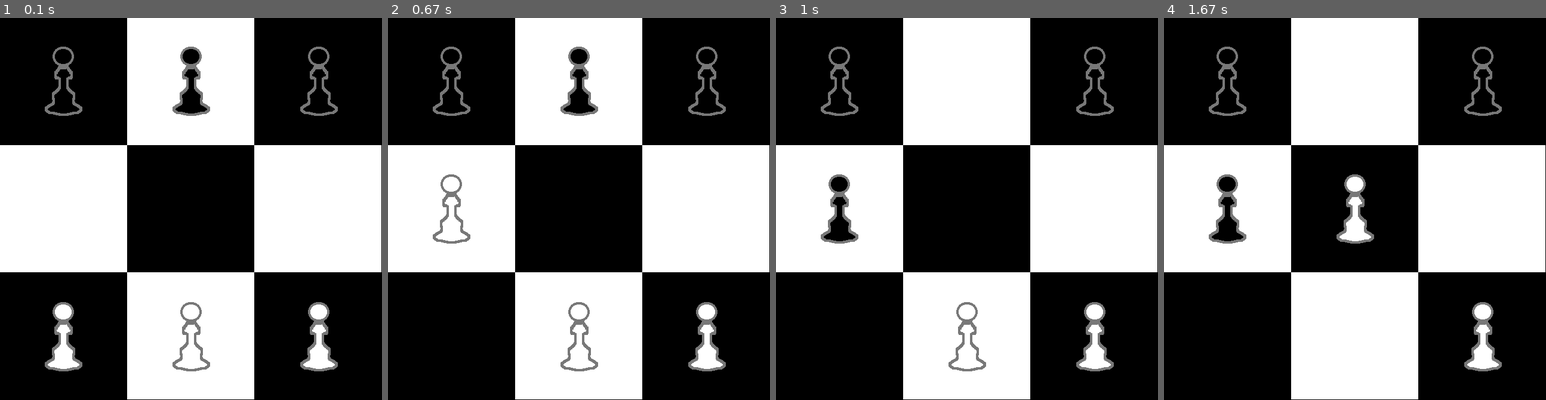
Above: before the commit, frames 1-4 (left to right).
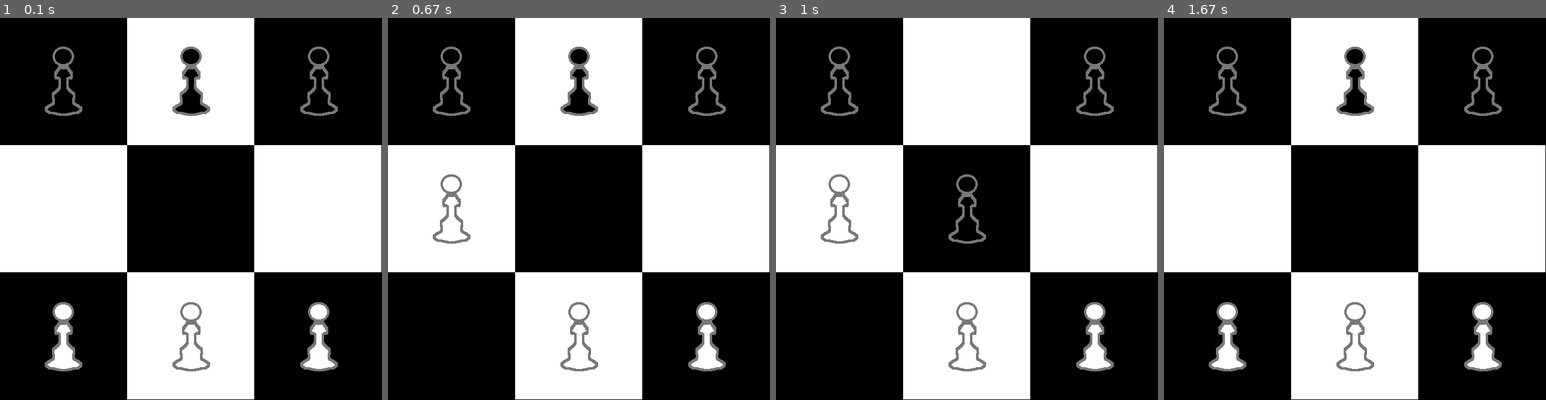
Above: after the commit, the same moments.

Repository: bryan-souza/HexaPawn
Game: pygame game, started from main.py
The game is run twice, just before and just after one commit, with the same random seed, the same clock (stepped at 60 frames per second) and the same inputs.
Inputs:
- Up to frame 1 (0.1 s): no input
- Up to frame 2 (0.67 s): tap Space at 0.33 s
- Up to frame 3 (1 s): tap Space at 0.73 s
- Up to frame 4 (1.67 s): tap Space at 1.03 s

Frames 1-2 are identical in both runs. In frame 3, 0.9% of the frame differs, in the area x 12-55%, y 40-60%; in frame 4, 4.2%, in the area x 11-55%, y 7-93%.

Commit message:
Added Ai.py

Diff:
--- /dev/null
+++ b/ai.py
@@ -0,0 +1,86 @@
+import validators
+from validators import Validator
+from objects import Pawn
+
+class Node():
+    # Constructor
+    def __init__(self, node_id, children):
+        self.node_id = node_id  # Movecode for that node
+        self.children = children  # Nodes generated by this node
+        self.weight = 0  # Choosing criteria for this node, more is better
+
+class Ai():
+    # Constructor
+    def __init__(self):
+        self.pawns = [
+            Pawn("black", "a3", silent=True),
+            Pawn("black", "b3", silent=True),
+            Pawn("black", "c3", silent=True),
+            Pawn("white", "a1", silent=True),
+            Pawn("white", "b1", silent=True),
+            Pawn("white", "c1", silent=True)
+        ]
+        self.judge = Validator(self.pawns)
+        self.nodes = []
+
+        entry_moves = ['a2', 'b2', 'c2']
+        # Test all entry moves and create all possible nodes
+        for move in entry_moves:
+            self.nodes.append( self.__make_nodes([move]) )
+
+    # Generates nodes based on the current board state
+    def __make_nodes(self, movecode):
+        # Reset the judge, so it can make
+        # all moves from the beginning
+        self.judge.reset(True)
+
+        # Execute the moves
+        for code in movecode:
+            self.judge.check(code, silent=True)
+
+        # Results for this state
+        children = []
+
+        # Check if the moves resulted in victory
+        self.judge.victory_validator(True)
+        if (self.judge.white_wins == 1):
+            self.judge.white_wins = 0
+            return Node(movecode[::-1][0], children=[])
+        elif (self.judge.black_wins == 1):
+            self.judge.black_wins = 0
+            return Node(movecode[::-1][0], children=[])
+
+        # Column capture resolver
+        col_dict = {
+            "a": ["b"],
+            "b": ["a", "c"],
+            "c": ["b"]
+        }
+
+        # Sort pawns by color
+        blacks = []
+        whites = []
+        for pawn in self.judge.group:
+            if (pawn.color == 'black'):
+                blacks.append(pawn)
+            else:
+                whites.append(pawn)
+
+        # Check for all possible movements
+        for pawn in ( whites if (len(movecode) % 2 == 0) else blacks ):
+            # Check for movements
+            if ( self.judge.move_check(pawn.id)[0] == True):
+                children.append(f'{pawn.id[0]}{int(pawn.id[1]) + (-1 if (pawn.color == "black") else 1)}')
+
+            # Check for captures
+            for col in col_dict[ pawn.id[0] ]:
+                if ( self.judge.capture_check(pawn.id, f'{col}{int(pawn.id[1]) + (-1 if (pawn.color == "black") else 1)}')[0] == True):
+                    children.append(f'{pawn.id[0]}x{col}{int(pawn.id[1]) + (-1 if (pawn.color == "black") else 1)}')
+
+        for node in children:
+            idx = children.index(node)
+            test = movecode.copy()
+            test.append(node)
+            children[idx] = self.__make_nodes(test)
+
+        return Node(movecode[::-1][0], children)
--- a/main.py
+++ b/main.py
@@ -1,5 +1,5 @@
 from objects import Pawn
-from validators import Validator
+import validators
 import pygame
 import os
 
@@ -26,29 +26,17 @@
     # Load the board image
     board = pygame.image.load( os.path.join("sprites", "HexBoard.png") )
 
-    # Create a group to store all pawns in the game
-    pawns = []
-
-    # Please optimize this cringy pawn generator
-    pawns.append( Pawn("black", "a3"))
-    pawns.append( Pawn("black", "b3"))
-    pawns.append( Pawn("black", "c3"))
-    pawns.append( Pawn("white", "a1"))
-    pawns.append( Pawn("white", "b1"))
-    pawns.append( Pawn("white", "c1"))
-
-    # Instantiate a validator object
-    judge = Validator(pawns)
+    # Initialize resources
+    validators.init()
 
     # DEBUG SESSION
-
     move_cntr = 0
 
     # List of movements to test the validator
     # Whites Move, Blacks Move
     session = [
-        'a2', 'bxa2',
-        'b2', 'a1',
+        'a2', 'b2',
+        'c2'
     ]
 
     # END DEBUG SESSION
@@ -66,7 +54,7 @@
 
             if ( (event.type == pygame.KEYDOWN) and (event.key == pygame.K_SPACE) ):
                 if (move_cntr < len(session)):
-                    judge.check(session[move_cntr])
+                    validators.judge.check(session[move_cntr])
                     move_cntr += 1
 
         # Show the board on screen
@@ -74,13 +62,13 @@
 
         # Blit all pawns to the screen
         # Python generators are faster than for loops :D
-        [ screen.blit(pawn.image, ( pawn.x, pawn.y )) for pawn in judge.group ]
+        [ screen.blit(pawn.image, ( pawn.x, pawn.y )) for pawn in validators.judge.group ]
 
         # Update the game display
         pygame.display.flip()
 
         # Check if anyone won
-        judge.victory_validator()
+        validators.judge.victory_validator()
 
 if __name__ == "__main__":
     main()
--- a/objects.py
+++ b/objects.py
@@ -5,10 +5,13 @@
     Put some decent documentation on me you punk
     Note: all the move validators will be stored at the ai module
     """
-    def __init__(self, color, start_pos):
+    def __init__(self, color, start_pos, silent=False):
         pygame.sprite.Sprite.__init__(self)
         self.color = color
-        self.image = pygame.image.load( os.path.join("sprites", color + "Pawn.png") ).convert_alpha()
+
+        if (silent == False):
+            self.image = pygame.image.load( os.path.join("sprites", color + "Pawn.png") ).convert_alpha()
+
         self.move_table = {
             "a1": [0, 428],
             "b1": [214, 428],
--- a/validators.py
+++ b/validators.py
@@ -1,5 +1,23 @@
 import pygame
 from objects import Pawn
+
+def init():
+    """
+    Initialize globals
+    """
+    # Create a group to store all pawns in the game
+    global pawns
+    global judge
+
+    pawns = [
+        Pawn("black", "a3"),
+        Pawn("black", "b3"),
+        Pawn("black", "c3"),
+        Pawn("white", "a1"),
+        Pawn("white", "b1"),
+        Pawn("white", "c1")
+    ]
+    judge = Validator(pawns)
 
 class Validator:
     """
@@ -16,7 +34,7 @@
 
         # Create a dictionary containing all pawn ids
         # and its respective position in the group
-        for pawn in group:
+        for pawn in self.group:
             self.ids.update({pawn.id: pawn})
 
     # Pawn id updater
@@ -28,6 +46,7 @@
         for pawn in self.group:
             self.ids.update({pawn.id: pawn})
 
+    # Move tester
     def __move(self, pawn_id):
         # Try to fetch the pawn object
         try:
@@ -35,10 +54,9 @@
             pawn = self.ids[pawn_id]
 
             # Get the destination square by doing some maths :D
-            destination = f'{pawn_id[0]}{ str( int(pawn_id[1]) + (1 if (pawn.color == "white") else -1) ) }'
+            destination = f'{pawn_id[0]}{int(pawn_id[1]) + (1 if (pawn.color == "white") else -1)}'
         except KeyError:
-            print("[ERROR] Pawn not found")
-            return None
+            return [None, "[ERROR] Pawn not found"]
 
         # Tests if there's any pawn in the destination square
         test_list = [ True if (test.id == destination) else False for test in self.group ]
@@ -46,13 +64,13 @@
         if ( test_list.count(True) > 0 ):
             # Yep, there's a pawn ahead, so don't move
             # raise a debug message
-            print("[ERROR] Can't move this pawn, there's another pawn at the destination")
+            return [False, "[ERROR] Can't move this pawn, there's another pawn at the destination"]
 
         else:
             # There's no pawn ahead, so it can move
-            pawn.update_id(destination)
-            print(f"[MOVE] {destination}")
-
+            return [True, f"[MOVE] {destination}"]
+
+    # Capture tester
     def __capture(self, pawn_id, target):
         # Try to fetch the required objects
         try:
@@ -63,41 +81,27 @@
             tgt = self.ids[target]
 
         except KeyError:
-            print("[ERROR] Pawn not found")
-            return None
+            return [None, "[ERROR] Pawn not found"]
 
         # Check if the pawns have different colors
         if (pawn.color != tgt.color):
-            # Remove the target pawn
-            for p in self.group:
-                if (p.id == target):
-                    rm_index = self.group.index(p)
-                    break
-            else:
-                print("[ACHIEVEMENT] You weren't supposed to do that")
-
-            self.group.pop(rm_index)
-
-            # Move the pawn to it's destination
-            pawn.update_id(target)
-
-            # Logs the movement
-            print(f'[CAPTURE] {pawn_id[0]}x{target}')
+            return [True, f'[CAPTURE] {pawn_id[0]}x{tgt.id}'] # Can capture
+
         else:
-            print("[ERROR] The pawns have the same color")
+            return [False, "[ERROR] The pawns have the same color"] # Can't capture
 
     # Reset the board state
-    def __reset(self):
+    def reset(self, silent=False):
         # Clear the pawn groups
         self.group = []
 
         # Recreate all pawns at its initial state
-        self.group.append( Pawn("black", "a3"))
-        self.group.append( Pawn("black", "b3"))
-        self.group.append( Pawn("black", "c3"))
-        self.group.append( Pawn("white", "a1"))
-        self.group.append( Pawn("white", "b1"))
-        self.group.append( Pawn("white", "c1"))
+        self.group.append( Pawn("black", "a3", silent))
+        self.group.append( Pawn("black", "b3", silent))
+        self.group.append( Pawn("black", "c3", silent))
+        self.group.append( Pawn("white", "a1", silent))
+        self.group.append( Pawn("white", "b1", silent))
+        self.group.append( Pawn("white", "c1", silent))
 
         # Update the id list
         self.__update_ids()
@@ -107,7 +111,7 @@
 
     # Move decoder; transforms strings (movecode)
     # into pawn actions
-    def check(self, movecode):
+    def check(self, movecode, silent=False):
         """
         Pawn move decoder.
         Checks and executes (if possible) the given movecodes;
@@ -124,24 +128,44 @@
         if ( len(movecode) == 2 ):
             # Pawn movement
             pawn_id = f'{movecode[0]}{int(movecode[1]) + (-1 if (self.move_counter % 2 == 0) else 1)}'
-            self.__move(pawn_id)
-            self.move_counter += 1
-            self.__update_ids()
+            result = self.__move(pawn_id)
+            if (result[0] == True):
+                self.ids[pawn_id].update_id(movecode)
+                self.move_counter += 1
+                self.__update_ids()
+
+            if (silent == False):
+                print(result[1])
 
         elif ( len(movecode) == 4 ):
             # Pawn capture
             pawn_id = f'{movecode[0]}{int(movecode[3]) + (-1 if (self.move_counter % 2 == 0) else 1)}'
             target = f'{movecode[2]}{movecode[3]}'
-            self.__capture(pawn_id, target)
-            self.move_counter += 1
-            self.__update_ids()
+            result = self.__capture(pawn_id, target)
+
+            if (result[0] == True):
+                # Remove the target pawn
+                for p in self.group:
+                    if (p.id == target):
+                        rm_index = self.group.index(p)
+                        break
+                else:
+                    print("[ACHIEVEMENT] You weren't supposed to do that")
+
+                self.group.pop(rm_index)
+                self.ids[pawn_id].update_id(target)
+                self.move_counter += 1
+                self.__update_ids()
+
+            if (silent == False):
+                print(result[1]) # Logs the move result
 
         else:
             print("[ERROR] Invalid movecode")
 
     # Checks if any of the sides have won
     # Resets the game if a victory is detected
-    def victory_validator(self):
+    def victory_validator(self, silent=False):
         """
         Da Rules:
           You (Whites) win if:
@@ -157,30 +181,38 @@
         for k, v in self.ids.items():
             # Check if any black pawn crossed the board
             if (k in ['a1', 'b1', 'c1'] and v.color == 'black'):
-                print("[VICTORY] Blacks win")
+                if (silent == False):
+                    print("[VICTORY] Blacks win")
+
                 self.black_wins += 1
-                self.__reset()
+                self.reset(silent)
                 return None
 
             # Check if any white pawn crossed the board
             if (k in ['a3', 'b3', 'c3'] and v.color == 'white'):
-                print("[VICTORY] Whites win")
+                if (silent == False):
+                    print("[VICTORY] Whites win")
+
                 self.white_wins += 1
-                self.__reset()
+                self.reset(silent)
                 return None
 
         # Check if there's only one pawn color present in the board
         colors = [ pawn.color for pawn in self.group ]
         if (colors.count('white') == 0):
-            print("[VICTORY] Black win")
+            if (silent == False):
+                print("[VICTORY] Black win")
+
             self.black_wins += 1
-            self.__reset()
+            self.reset(silent)
             return None
 
         if (colors.count('black') == 0):
-            print("[VICTORY] Whites win")
+            if (silent == False):
+                print("[VICTORY] Whites win")
+
             self.white_wins += 1
-            self.__reset()
+            self.reset(silent)
             return None
 
         # Check if there's any valid movement left
@@ -205,6 +237,8 @@
                 for col in col_dict[ pawn.id[0] ]:
                     try:
                         obj = self.ids[f'{col}{int(pawn.id[1]) + (1 if (pawn.color == "white") else - 1)}']
+                        if (obj.color == pawn.color):
+                            exception_cntr += 1
                     except:
                         exception_cntr += 1
 
@@ -222,7 +256,16 @@
 
         # Finally, checks if there's no valid movement left
         if (states.count(True) == 0):
-            print("[VICTORY] Blacks win")
+            if (silent == False):
+                print("[VICTORY] Blacks win")
+
             self.black_wins += 1
-            self.__reset()
+            self.reset(silent)
             return None
+
+    # Checkers for AI
+    def move_check(self, pawn_id):
+        return self.__move(pawn_id)
+
+    def capture_check(self, pawn_id, target):
+        return self.__capture(pawn_id, target)
